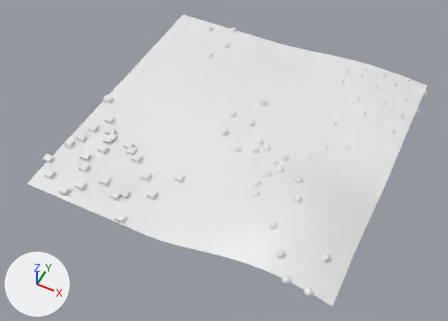
The Blender file vertexColorGeneration.blend as it was, and as the next commit left it.
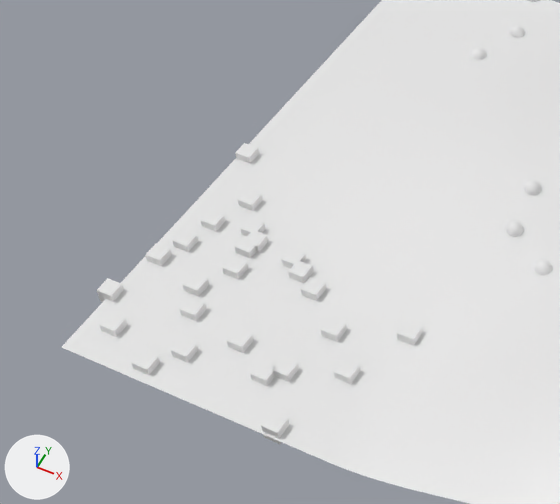
The first picture shows the older version from a 50 mm camera at (9.6, -21.3, 23.9) aimed at (-0.1, -1.8, -0.5). The close-ups show both versions on the part from 0% to 55% of the width and 10% to 79% of the height of that picture; other places that the commit changed are outside them. Lighting does not change. The marker at lower left points along +X, +Y and +Z.
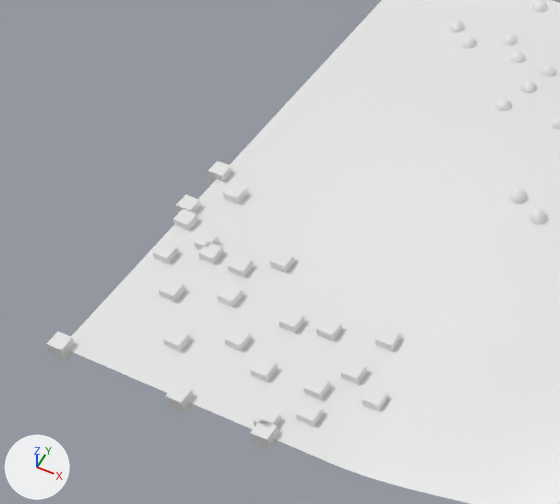
Location of each change, (x1, y1, x2, y2) in pixels of the close-ups (560 x 504 px):
'Cube.001', moved: before (272, 357, 299, 382); after (47, 331, 75, 362)
'Cube.025', moved: before (261, 412, 289, 444); after (316, 317, 342, 341)
'Cube.019', moved: before (200, 210, 226, 232); after (250, 420, 279, 451)
'Cube.013', moved: before (244, 232, 268, 252); after (165, 383, 193, 414)
'Cube.012', moved: before (334, 359, 360, 384); after (250, 357, 277, 382)
'Cube.010', moved: before (132, 350, 160, 375); after (279, 309, 305, 333)
'Cube.002', moved: before (180, 297, 206, 321); after (362, 386, 388, 411)
'Cube.024', moved: before (227, 328, 254, 353); after (163, 327, 190, 352)
'Cube.007', moved: before (183, 273, 209, 297); after (303, 374, 330, 400)
'Cube.003', moved: before (301, 277, 326, 301); after (341, 359, 367, 385)
'Cube.022', moved: before (171, 338, 198, 363); after (270, 250, 295, 273)
'Cube.004', moved: before (146, 244, 172, 266); after (224, 327, 251, 351)
'Cube.015', moved: before (397, 321, 423, 345); after (228, 254, 253, 277)
'Cube.014', moved: before (223, 256, 248, 279); after (159, 279, 185, 302)
'Cube.021', moved: before (250, 361, 276, 386); after (198, 242, 224, 264)
'Cube.017', moved: before (173, 230, 198, 252); after (217, 284, 243, 307)
'Cube.005', moved: before (321, 317, 347, 342); after (223, 183, 247, 204)
'Cube.008', moved: before (288, 260, 313, 283); after (208, 161, 232, 183)
'Cube.023', moved: before (235, 236, 256, 258); after (296, 401, 323, 427)
'Cube.016', moved: before (100, 313, 127, 337); after (176, 195, 201, 213)
'Cube.020', moved: before (240, 218, 265, 236); after (375, 327, 401, 351)
'Cube.006', moved: before (97, 278, 124, 302); after (193, 231, 219, 250)
'Cube.011', moved: before (235, 143, 259, 163); after (152, 242, 178, 264)
'Cube.009', moved: before (238, 189, 262, 211); after (253, 407, 281, 428)
'Cube.018', moved: before (281, 248, 306, 269); after (173, 209, 198, 230)
'Sphere.021', moved: before (534, 260, 552, 275); after (510, 189, 527, 204)
'Sphere.016', moved: before (510, 26, 525, 37); after (541, 65, 556, 76)
'Sphere.014', moved (not visible afterwards): before (506, 221, 524, 237)
'Sphere.007', moved (not visible before): after (530, 209, 547, 224)
'Sphere.003', moved (not visible afterwards): before (524, 180, 541, 195)
'Sphere.023', moved (not visible before): after (496, 99, 512, 111)
'Sphere.024', moved (not visible before): after (521, 81, 537, 93)
'Sphere.001', moved (not visible before): after (510, 51, 525, 63)
'Sphere.002', moved (not visible afterwards): before (472, 48, 487, 60)
'Sphere.009', moved (not visible before): after (462, 36, 476, 48)
'Sphere.018', moved (not visible before): after (503, 34, 518, 45)
'Sphere.019', moved (not visible before): after (533, 0, 548, 12)
'Sphere.010', moved (not visible before): after (450, 21, 464, 32)
'Sphere.013', moved (not visible before): after (551, 116, 560, 129)

Edits to the bpy script that builds the scene:
```text
Change ob_sphere_024:
    ob_sphere_024.location: (0.48, 0.27, 0.64) -> (-2.49, 3.9, 0.42)
Change ob_sphere_023:
    ob_sphere_023.location: (2.62, -1.73, 0.66) -> (-2.68, 2.86, 0.54)
Change ob_sphere_021:
    ob_sphere_021.location: (0.57, -1.61, 0.48) -> (-0.85, 0.01, 0.69)
Change ob_sphere_019:
    ob_sphere_019.location: (-5.68, 7.37, 0.0) -> (-3.93, 7.57, 0.0)
Change ob_sphere_018:
    ob_sphere_018.location: (6.99, -6.34, 1.36) -> (-3.96, 5.81, 0.07)
Change ob_sphere_016:
    ob_sphere_016.location: (-3.97, 6.23, 0.04) -> (-2.39, 4.85, 0.29)
Change ob_sphere_014:
    ob_sphere_014.location: (-0.5, -0.88, 0.57) -> (6.83, -7.22, 1.23)
Change ob_sphere_013:
    ob_sphere_013.location: (5.24, -7.12, 1.53) -> (-1.11, 2.73, 0.67)
Change ob_sphere_010:
    ob_sphere_010.location: (0.46, 1.86, 0.76) -> (-5.55, 5.74, 0.0)
Change ob_sphere_009:
    ob_sphere_009.location: (5.89, -8.0, 1.17) -> (-4.91, 5.23, 0.06)
Change ob_sphere_007:
    ob_sphere_007.location: (4.3, -2.71, 1.11) -> (-0.18, -0.33, 0.63)
Change ob_sphere_003:
    ob_sphere_003.location: (-0.66, 0.38, 0.72) -> (5.87, -6.21, 1.67)
Change ob_sphere_002:
    ob_sphere_002.location: (-4.4, 4.83, 0.13) -> (1.99, -2.85, 0.78)
Change ob_sphere_001:
    ob_sphere_001.location: (6.9, -8.0, 0.98) -> (-3.4, 5.1, 0.18)
Change ob_cube_025:
    ob_cube_025.location: (-2.62, -7.75, 0.0) -> (-2.99, -5.01, 0.0)
Change ob_cube_024:
    ob_cube_024.location: (-4.55, -6.16, 0.0) -> (-5.81, -6.75, 0.0)
Change ob_cube_023:
    ob_cube_023.location: (-5.99, -3.73, 0.0) -> (-2.14, -7.17, 0.0)
Change ob_cube_022:
    ob_cube_022.location: (-5.48, -6.92, 0.0) -> (-5.02, -3.75, 0.01)
Change ob_cube_021:
    ob_cube_021.location: (-3.59, -6.7, 0.0) -> (-6.63, -4.25, 0.0)
Change ob_cube_020:
    ob_cube_020.location: (-6.2, -3.18, 0.0) -> (-1.69, -4.7, 0.03)
Change ob_cube_019:
    ob_cube_019.location: (-7.19, -3.37, 0.0) -> (-2.73, -8.0, 0.0)
Change ob_cube_018:
    ob_cube_018.location: (-4.8, -3.59, 0.02) -> (-7.79, -3.63, 0.0)
Change ob_cube_017:
    ob_cube_017.location: (-7.38, -4.2, 0.0) -> (-5.5, -5.16, 0.0)
Change ob_cube_016:
    ob_cube_016.location: (-7.3, -7.03, 0.0) -> (-8.0, -3.21, 0.0)
Change ob_cube_015:
    ob_cube_015.location: (-1.32, -4.37, 0.07) -> (-5.8, -4.3, 0.0)
Change ob_cube_014:
    ob_cube_014.location: (-5.87, -4.4, 0.0) -> (-6.76, -5.61, 0.0)
Change ob_cube_013:
    ob_cube_013.location: (-5.92, -3.48, 0.0) -> (-4.85, -8.0, 0.0)
Change ob_cube_012:
    ob_cube_012.location: (-2.03, -5.86, 0.0) -> (-3.66, -6.61, 0.0)
Change ob_cube_011:
    ob_cube_011.location: (-7.77, -1.05, 0.0) -> (-7.57, -4.72, 0.0)
Change ob_cube_010:
    ob_cube_010.location: (-6.02, -7.59, 0.0) -> (-3.85, -5.19, 0.0)
Change ob_cube_009:
    ob_cube_009.location: (-6.79, -2.4, 0.0) -> (-2.84, -7.71, 0.0)
Change ob_cube_008:
    ob_cube_008.location: (-4.45, -3.85, 0.02) -> (-8.0, -1.89, 0.0)
Change ob_cube_007:
    ob_cube_007.location: (-6.37, -5.24, 0.0) -> (-2.38, -6.51, 0.0)
Change ob_cube_006:
    ob_cube_006.location: (-8.0, -6.22, 0.0) -> (-6.93, -4.03, 0.0)
Change ob_cube_005:
    ob_cube_005.location: (-2.89, -4.98, 0.0) -> (-7.24, -2.37, 0.0)
Change ob_cube_004:
    ob_cube_004.location: (-7.67, -4.85, 0.0) -> (-4.63, -6.15, 0.0)
Change ob_cube_003:
    ob_cube_003.location: (-3.91, -4.17, 0.02) -> (-1.89, -5.8, 0.0)
Change ob_cube_002:
    ob_cube_002.location: (-6.0, -5.87, 0.0) -> (-1.11, -6.25, 0.04)
Change ob_cube_001:
    ob_cube_001.location: (-3.24, -6.4, 0.0) -> (-8.0, -7.98, 0.0)
```
